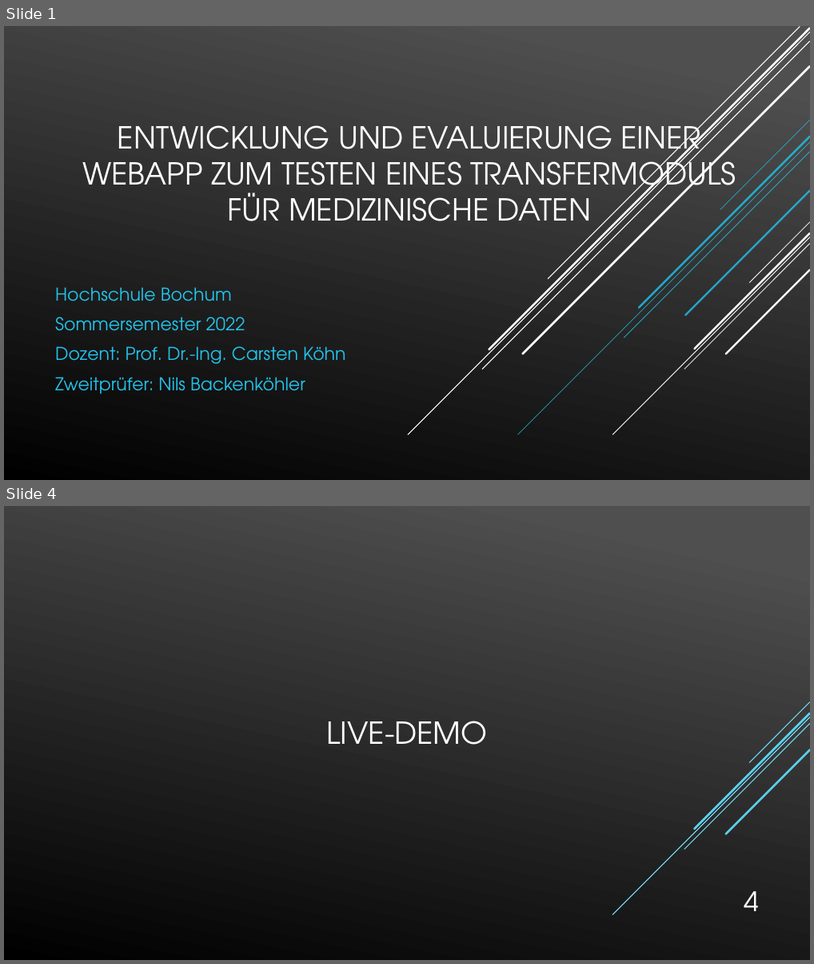
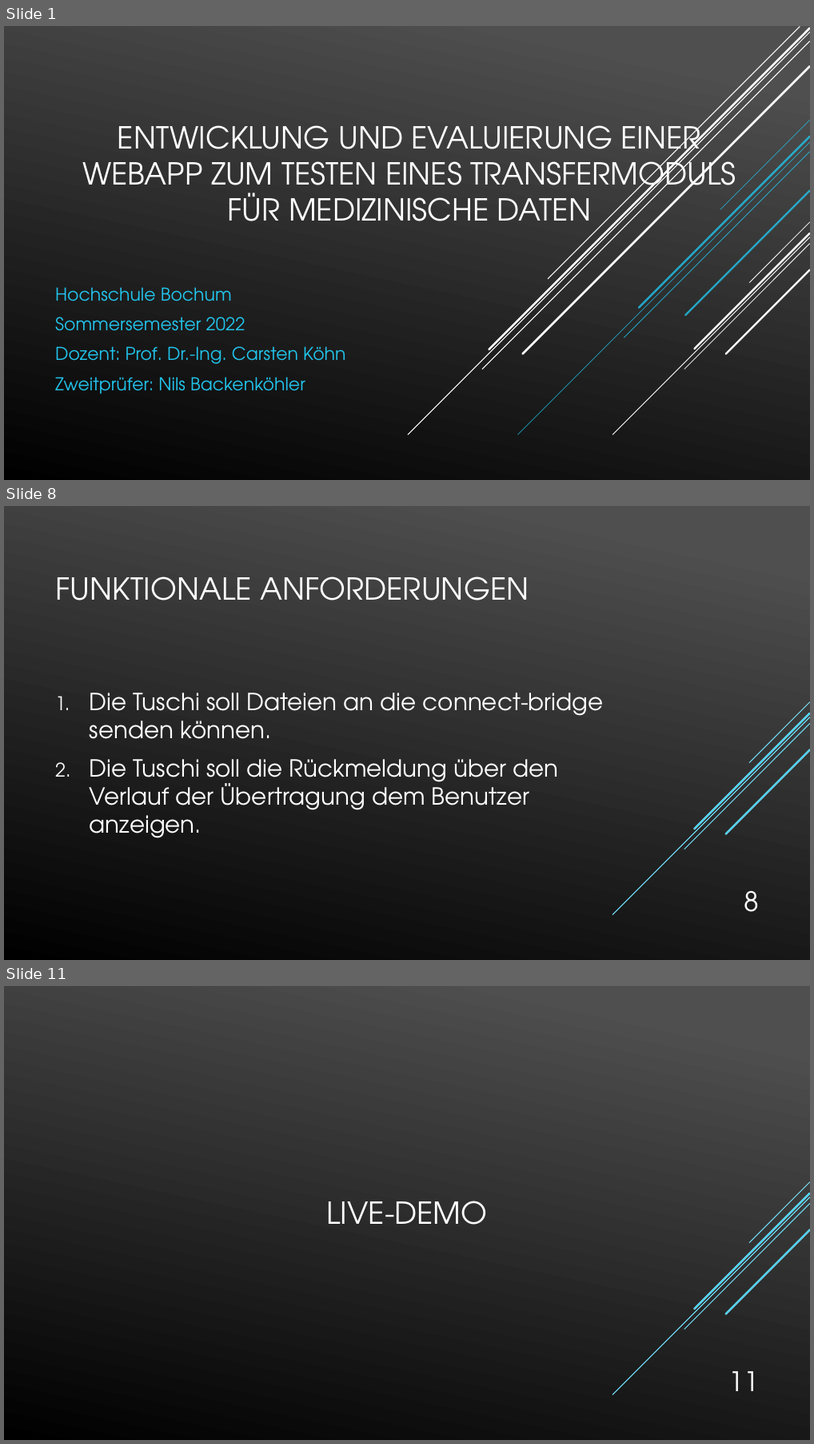
Before and after one commit to Tura92/Bachelorarbeit, a slide deck: Kolloquium Präsentation.pptx. Shown one above the other, each under a label of ours: slides 1 and 4 before the commit, slides 1, 8 and 11 after it; the slides between them are not shown. The pictures are 814x964 and 814x1444 pixels, drawn with LibreOffice and Linux fonts; fonts in the diff are those of the drawing. Boxes give left, top, right and bottom in pixels: in the first picture for what was removed or moved away, otherwise in the second. Text is boxed around its words. In the diff, an @@ line names an element or a change of style, - is before the commit and + after.

```diff
--- a/Kolloquium Präsentation.pptx
+++ b/Kolloquium Präsentation.pptx
@@ slide 8 added at box(4, 506, 810, 960), background gradient #4F4F4F to #000000; not listed: 5 template elements that a slide beside it also shows @@
@@ title added at box(55, 576, 529, 600), 36 pt, text #FFFFFF @@
+FUNKTIONALE ANFORDERUNGEN
@@ text added at box(90, 692, 604, 838), 28 pt, text #FFFFFF @@
+1. Die Tuschi soll Dateien an die connect-bridge senden können.
+2. Die Tuschi soll die Rückmeldung über den Verlauf der Übertragung dem Benutzer anzeigen.
@@ group added at box(613, 702, 810, 914): 5 lines @@
@@ page number added at box(744, 890, 759, 912), 32 pt, text #FFFFFF @@
+8
@@ what was slide 4 is now slide 11 @@
@@ page number at box(729, 1371, 758, 1391): text changed @@
-4
+11
```
Also in this commit, not shown: 1 slide changed, 8 other slides added, 1 slide removed.
